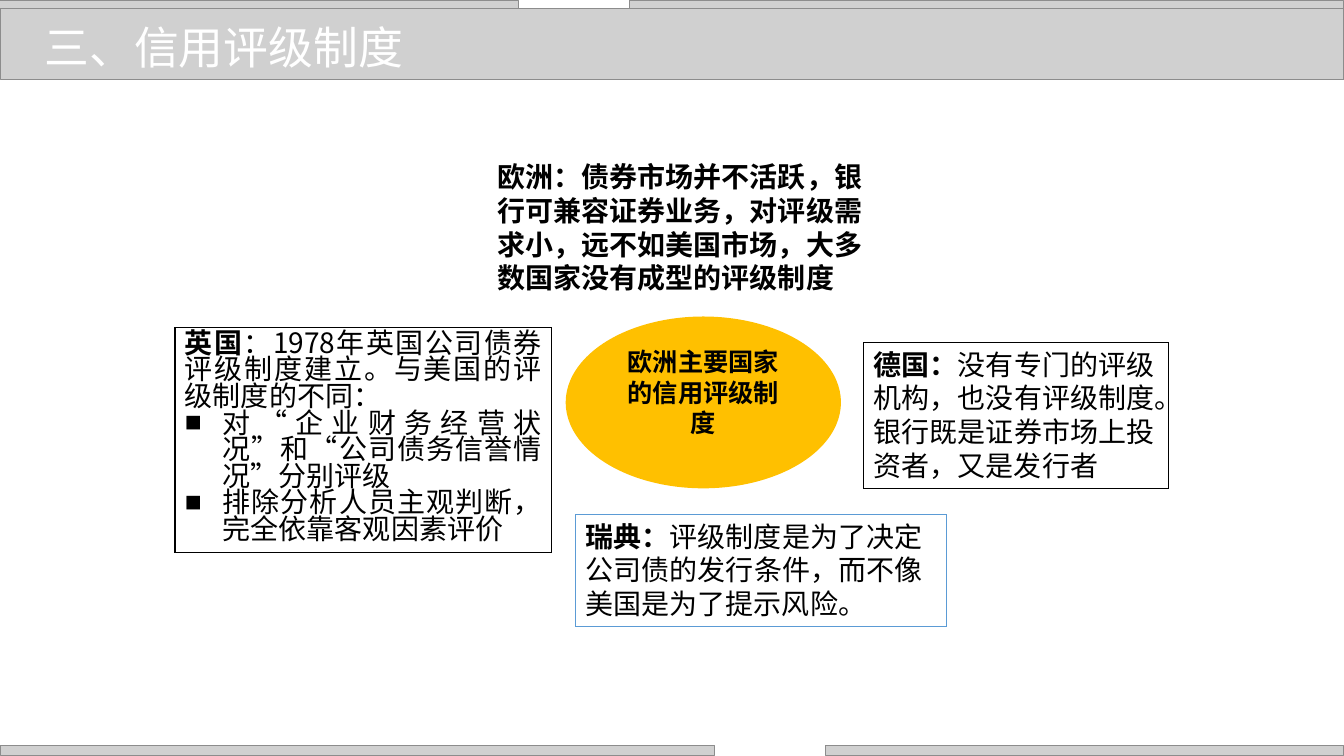
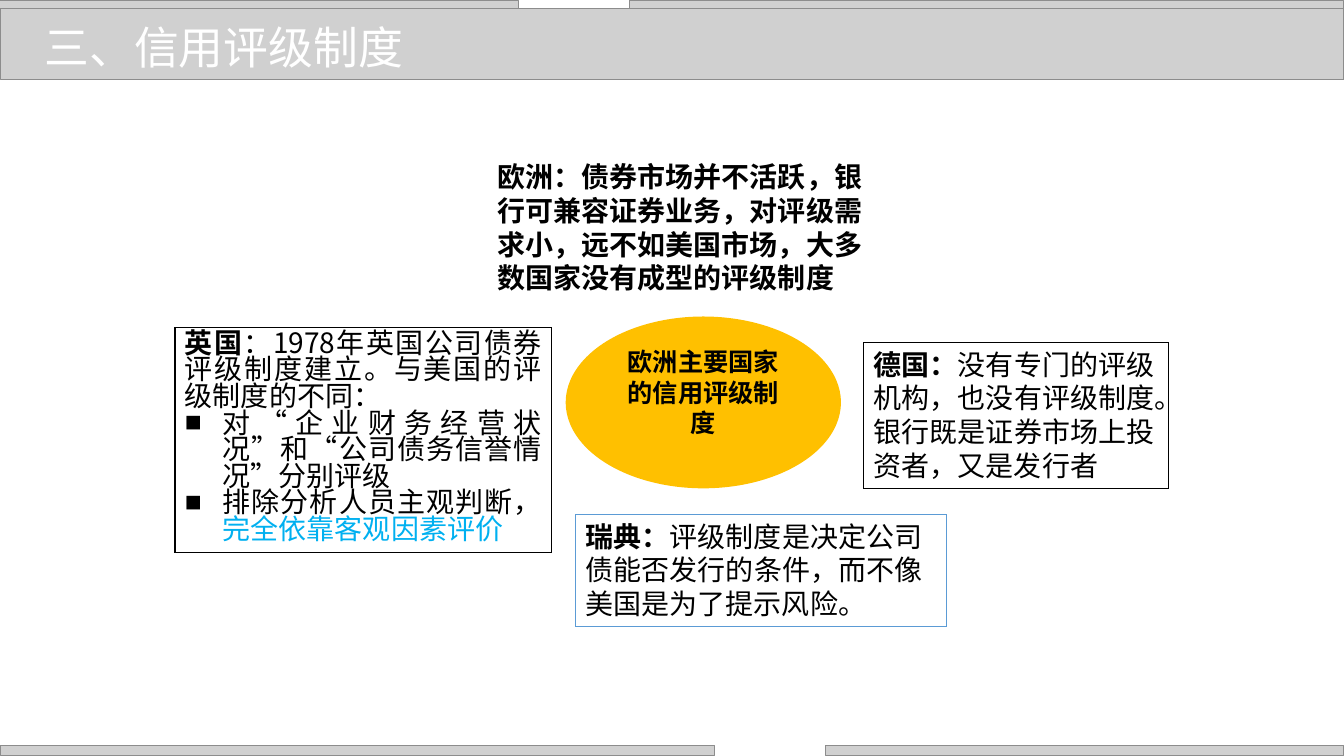
Before and after one commit to zhangjianzhang/internet_credit, a slide deck: slide 16 of files/slides/lecture_4.pptx. Drawn at 1344x756 pixels with LibreOffice and Linux fonts; fonts in the diff are those of the drawing; grey boxes stand for pictures; background and template pictures are left out. Boxes give left, top, right and bottom in pixels: in the first picture for what was removed or moved away, otherwise in the second. Text is boxed around its words. In the diff, an @@ line names an element or a change of style, - is before the commit and + after.

```diff
--- a/files/slides/lecture_4.pptx
+++ b/files/slides/lecture_4.pptx
@@ text in rectangle at bbox=[223, 484, 542, 542]: text colour #000000 to #00B0F0 in "排除分析人员主观判断，完全依靠客观因素评价" @@
@@ text in rectangle at bbox=[586, 523, 923, 617]: text changed @@
-瑞典：评级制度是为了决定公司债的发行条件，而不像美国是为了提示风险。
+瑞典：评级制度是决定公司债能否发行的条件，而不像美国是为了提示风险。
```
Also in this commit, not shown: 20 other slides changed, 5 other files.
